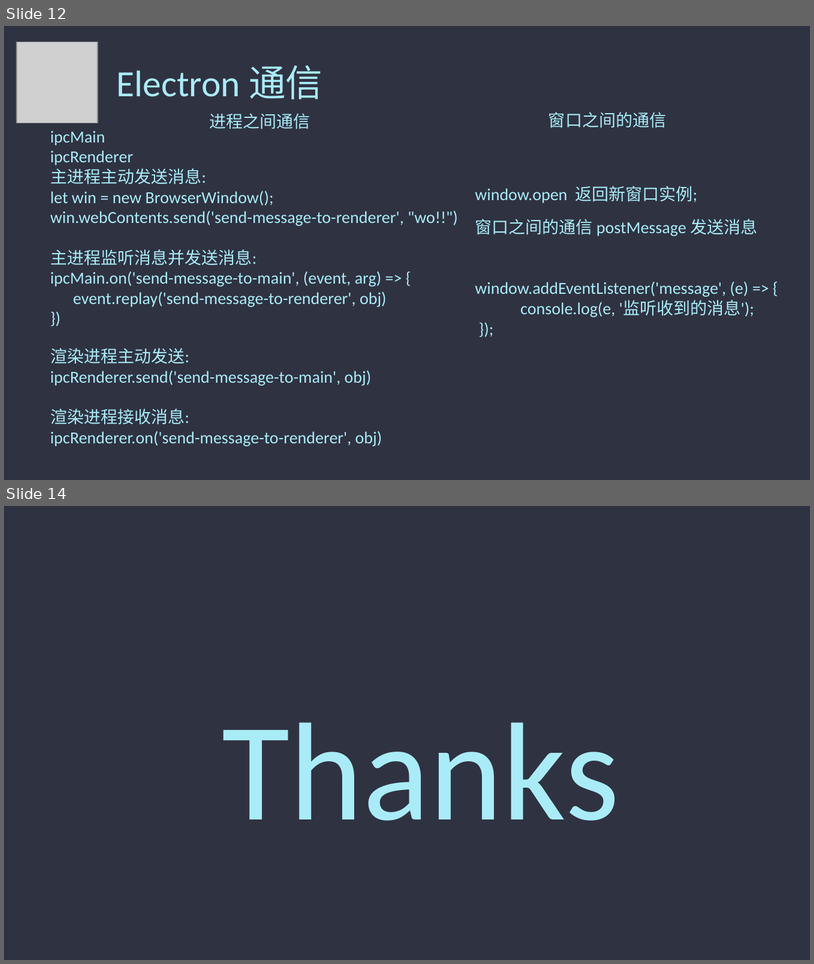
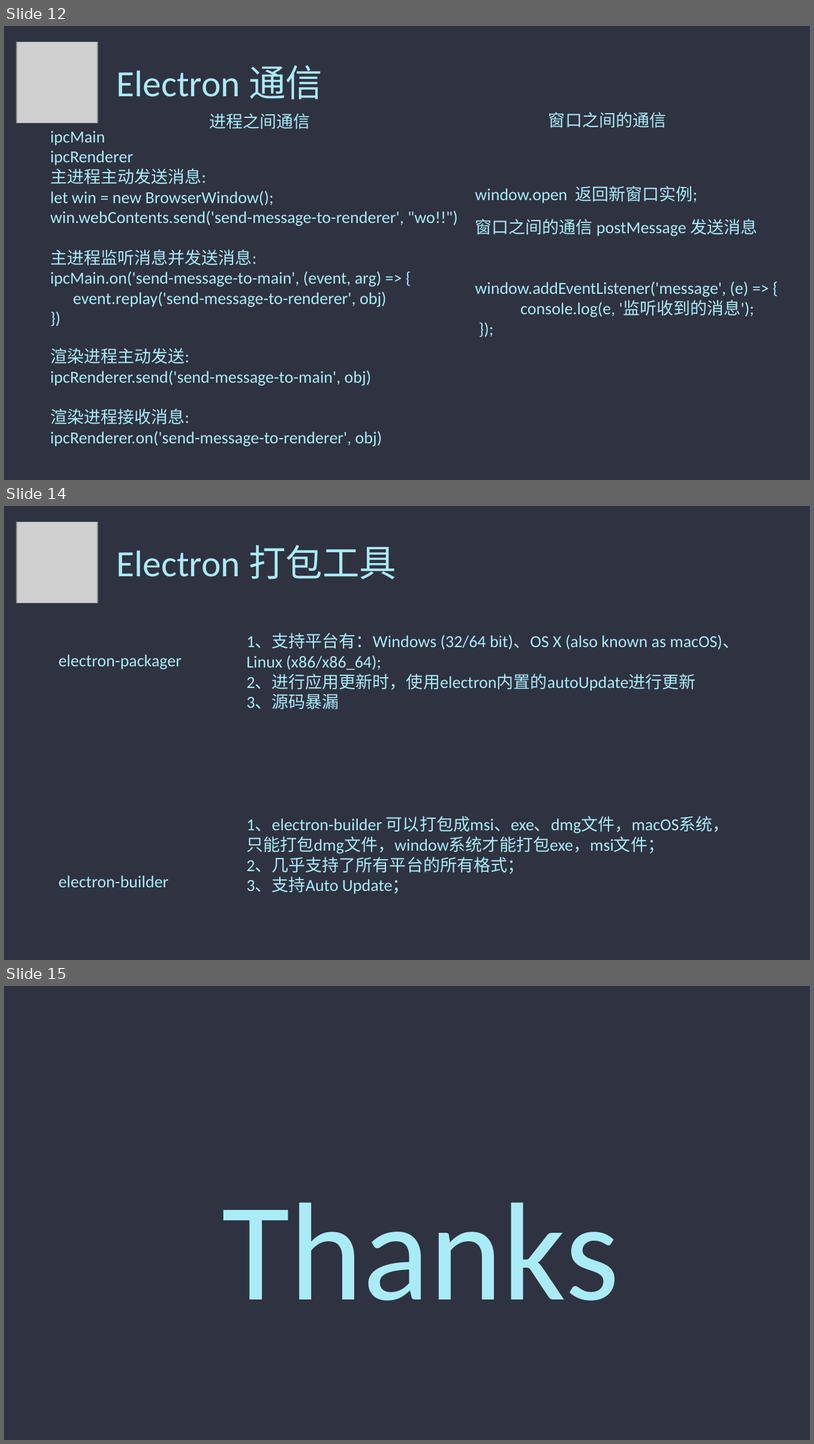
Before and after one commit to admiral20/electron-quick-start, a slide deck: ppt/electron.pptx. Shown one above the other, each under a label of ours: slides 12 and 14 before the commit, slides 12, 14 and 15 after it; the slides between them are not shown. The pictures are 814x964 and 814x1444 pixels, drawn with LibreOffice and Linux fonts; fonts in the diff are those of the drawing; grey boxes stand for pictures. Boxes give left, top, right and bottom in pixels: in the first picture for what was removed or moved away, otherwise in the second. Text is boxed around its words. In the diff, an @@ line names an element or a change of style, - is before the commit and + after.

```diff
--- a/ppt/electron.pptx
+++ b/ppt/electron.pptx
@@ slide 14 added at (x1=4, y1=506, x2=810, y2=960), background #2F3241 @@
@@ picture added at (x1=17, y1=522, x2=98, y2=603) @@
@@ text added at (x1=116, y1=545, x2=396, y2=579), 44 pt, text #A9ECF8 @@
+Electron 打包工具
@@ text added at (x1=246, y1=633, x2=740, y2=709), 20 pt, text #A9ECF8 @@
+1、支持平台有：Windows (32/64 bit)、OS X (also known as macOS)、Linux (x86/x86_64);
+2、进行应用更新时，使用electron内置的autoUpdate进行更新
+3、源码暴漏
@@ text added at (x1=59, y1=654, x2=182, y2=669), 20 pt, text #A9ECF8 @@
+electron-packager
@@ text added at (x1=246, y1=816, x2=730, y2=894), 20 pt, text #A9ECF8 @@
+1、electron-builder 可以打包成msi、exe、dmg文件，macOS系统，只能打包dmg文件，window系统才能打包exe，msi文件；
+2、几乎支持了所有平台的所有格式；
+3、支持Auto Update；
@@ text added at (x1=59, y1=875, x2=169, y2=887), 20 pt, text #A9ECF8 @@
+electron-builder
@@ what was slide 14 is now slide 15 @@
```
Also in this commit, not shown: 5 slides changed, 5 other files.
